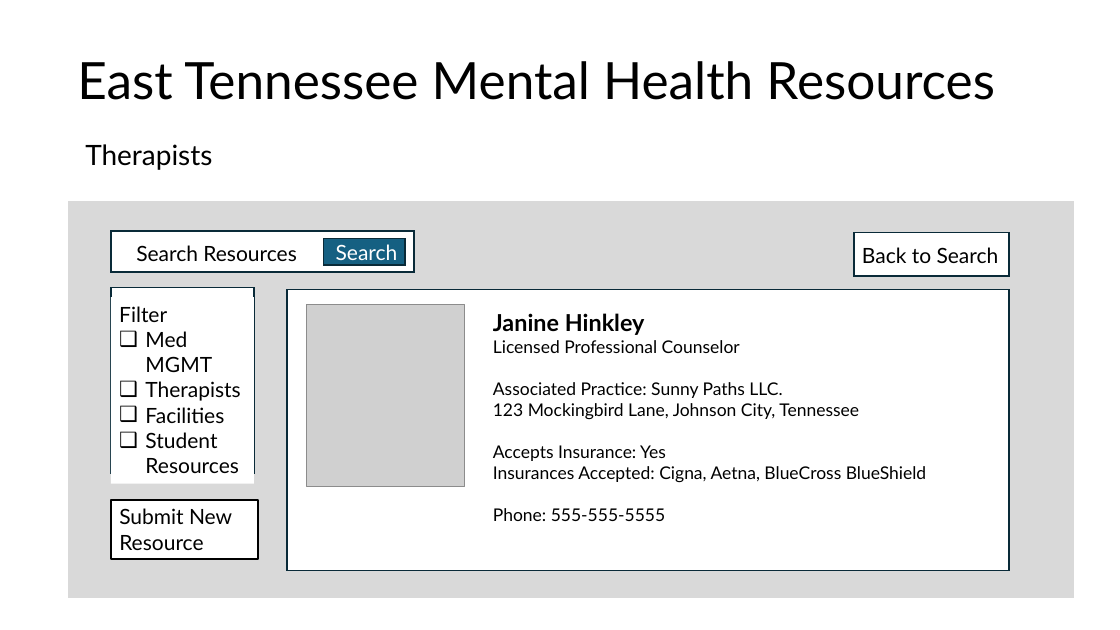
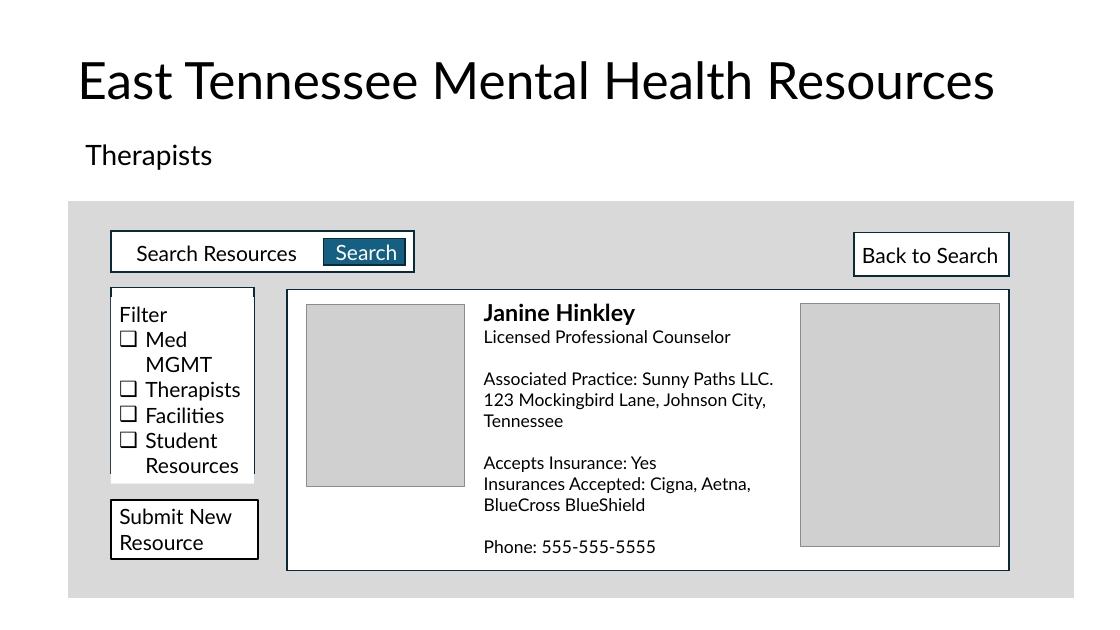
Before and after one commit to ReislerJ/East_TN_MH_Resources, a slide deck: slide 5 of Mock Slides.pptx. Drawn at 1120x630 pixels with LibreOffice and Linux fonts; fonts in the diff are those of the drawing; grey boxes stand for pictures; background and template pictures are left out. Boxes give left, top, right and bottom in pixels: in the first picture for what was removed or moved away, otherwise in the second. Text is boxed around its words. In the diff, an @@ line names an element or a change of style, - is before the commit and + after.

Commit message:
Added geo map to individual resource view

```diff
--- a/Mock Slides.pptx
+++ b/Mock Slides.pptx
@@ text "Janine Hinkley" rewrapped from (493, 313, 926, 483) to (484, 303, 773, 553) @@
@@ picture added at (801, 303, 1000, 547) @@
```
